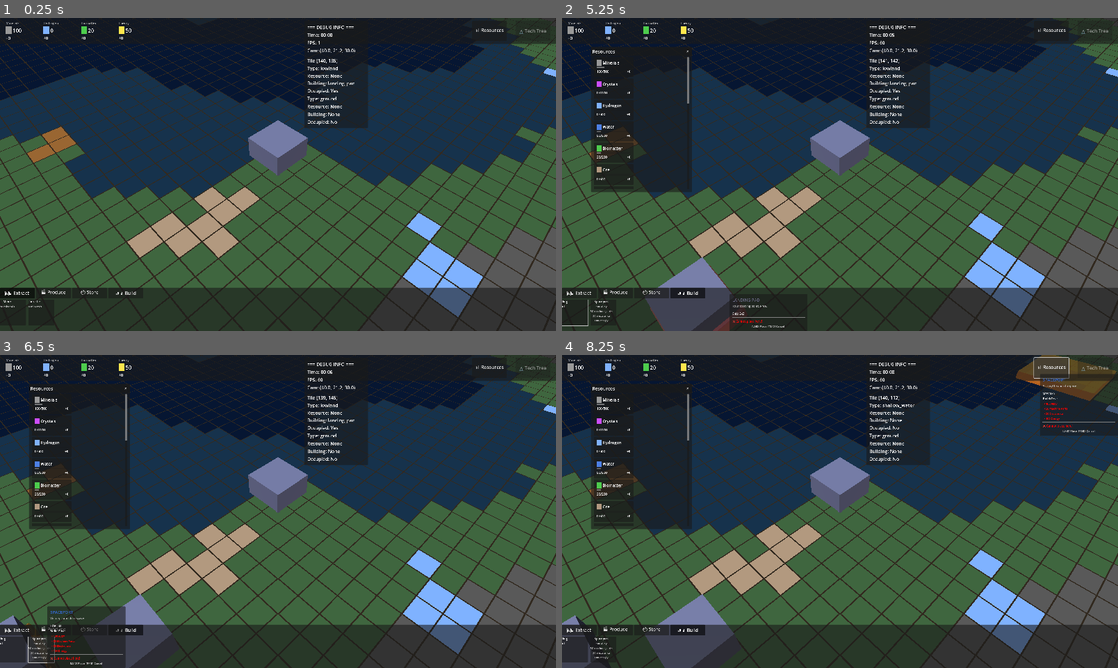
Above: before the commit, frames 1-4 (two rows, left to right).
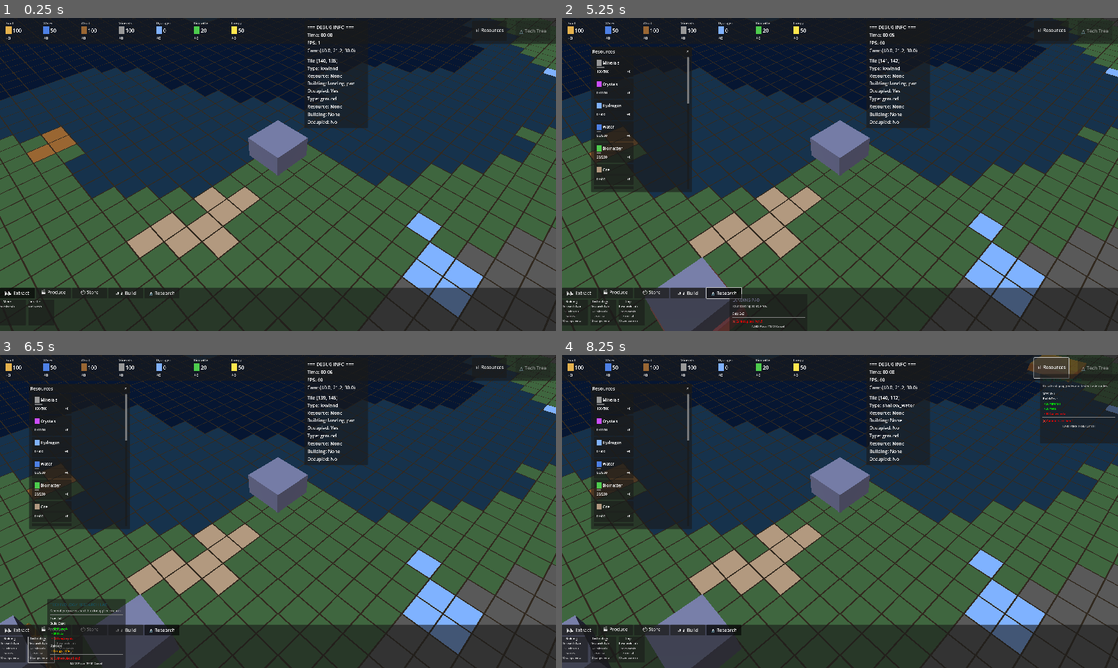
Above: after the commit, the same moments.

Repository: Doudini/Colony
Game: Godot game, scene res://scenes/planet_surface.tscn
The game is run twice, just before and just after one commit, with the same random seed, the same clock (stepped at 60 frames per second) and the same inputs.
Inputs (mouse positions are in pixels of both pictures, inside the frame that each line leads up to):
- Up to frame 1 (0.25 s): no input
- Up to frame 2 (5.25 s): click "📊 Resources" at 0.5 s; click "⛏️ Extract" at 1.25 s; click "🏭 Produce" at 2 s; click "📦 Store" at 2.75 s; click "🏗️ Build" at 3.5 s; click (573, 312) at 4.27 s; click (723, 293) at 5 s, where only the run after the commit has a clickable "🔬 Research"
- Up to frame 3 (6.5 s): click (38, 649) at 5.77 s
- Up to frame 4 (8.25 s): click "×" at 6.5 s; click (634, 649) at 7.27 s; click "📊 Resources" at 8 s

The runs differ from the first frame. In frame 1, 0.3% of the frame differs, in the area x 1-44%, y 1-89%; in frame 2, 0.7%; in frame 3, 1.1%; in frame 4, 1.9%, in the area x 0-100%, y 1-98%.

Commit message:
Show research buildings and restore top bar resources

Diff:
--- a/scripts/clean_modern_ui.gd
+++ b/scripts/clean_modern_ui.gd
@@ -166,7 +166,7 @@
 	margin.add_child(hbox)
 
 	# Essential resources only
-	var essential = ["minerals", "hydrogen", "biomatter", "energy"]
+	var essential = ["food", "water", "wood", "minerals", "hydrogen", "biomatter", "energy"]
 	for res_id in essential:
 		var res_data = GameData.get_resource_by_id(res_id)
 		if res_data.is_empty():
@@ -250,7 +250,8 @@
 		{"id": "extraction", "name": "⛏️ Extract"},
 		{"id": "production", "name": "🏭 Produce"},
 		{"id": "storage", "name": "📦 Store"},
-		{"id": "infrastructure", "name": "🏗️ Build"}
+		{"id": "infrastructure", "name": "🏗️ Build"},
+		{"id": "research", "name": "🔬 Research"}
 	]
 
 	for cat in categories:
